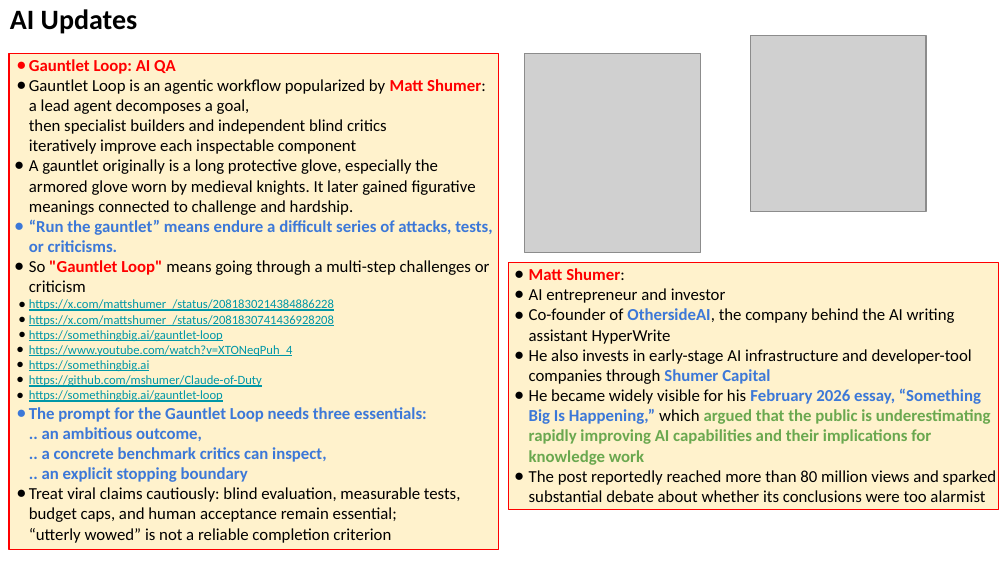
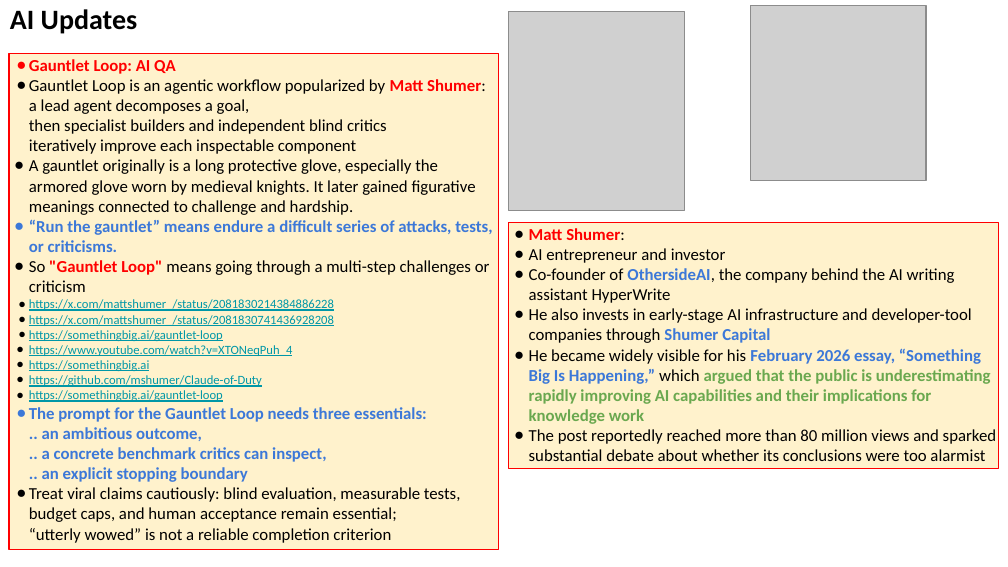
Before and after one commit to lselector/seminar, a slide deck: slide 17 of 2026/2026-08-14-AI-Updates.pptx (slide 14 before the commit). Drawn at 1008x567 pixels with LibreOffice and Linux fonts; fonts in the diff are those of the drawing; grey boxes stand for pictures. Boxes give left, top, right and bottom in pixels: in the first picture for what was removed or moved away, otherwise in the second. Text is boxed around its words. In the diff, an @@ line names an element or a change of style, - is before the commit and + after.

```diff
--- a/2026/2026-08-14-AI-Updates.pptx
+++ b/2026/2026-08-14-AI-Updates.pptx
@@ picture: place and size @@
-picture at (525,53,701,252)
+picture at (509,11,684,210)
@@ picture: place and size @@
-picture at (751,36,926,212)
+picture at (751,5,926,180)
@@ rectangle "Matt Shumer:": place and size @@
-rectangle "Matt Shumer:" at (509,263,999,509)
+rectangle "Matt Shumer:" at (509,223,999,469)
```
Also in this commit, not shown: 19 other slides changed, 2 slides added.
